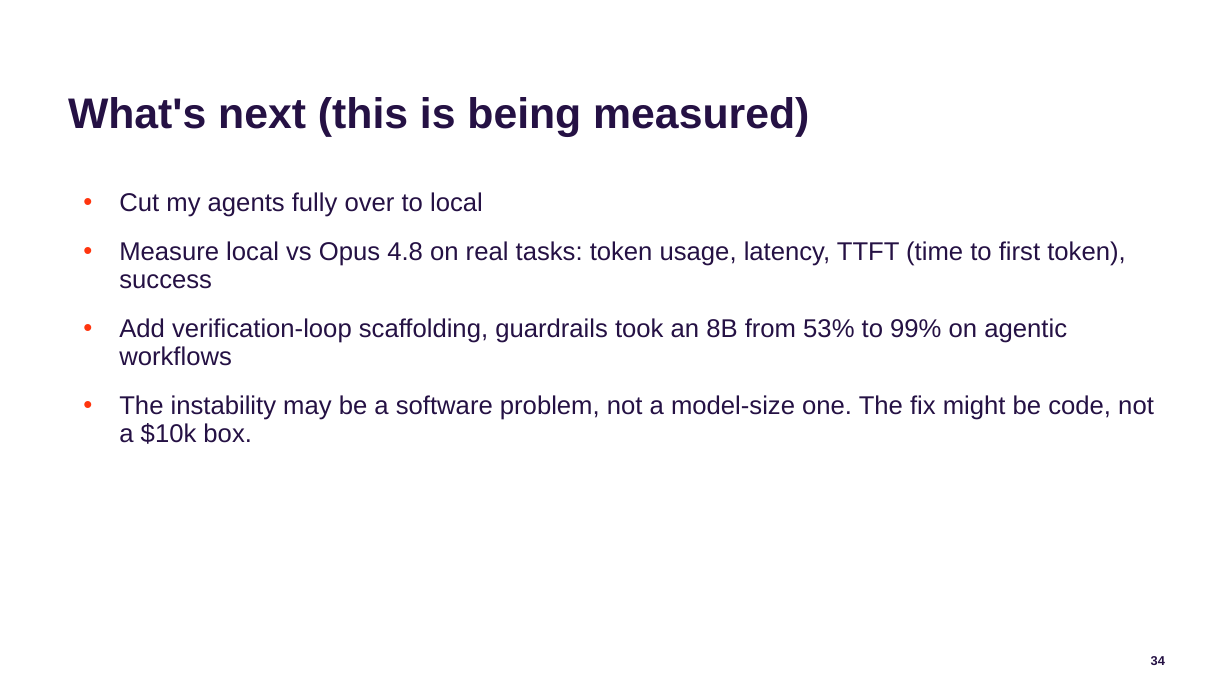
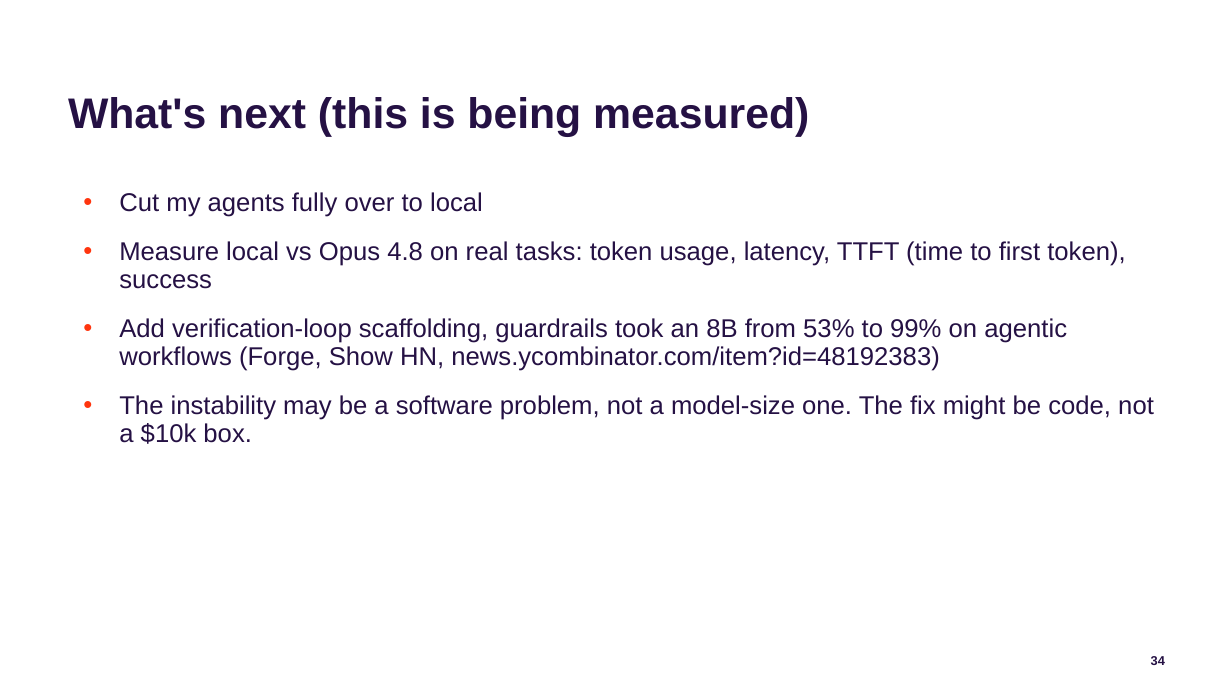
Before and after one commit to jconnolly/local-llm-pi5, a slide deck: slide 34 of local-llm-datasociety.pptx. Drawn at 1232x693 pixels with LibreOffice and Linux fonts; fonts in the diff are those of the drawing; background and template pictures are left out. Boxes give left, top, right and bottom in pixels: in the first picture for what was removed or moved away, otherwise in the second. Text is boxed around its words. In the diff, an @@ line names an element or a change of style, - is before the commit and + after.

```diff
--- a/local-llm-datasociety.pptx
+++ b/local-llm-datasociety.pptx
@@ text at (119,318,1067,371): text changed @@
-• Add verification-loop scaffolding, guardrails took an 8B from 53% to 99% on agentic workflows
+• Add verification-loop scaffolding, guardrails took an 8B from 53% to 99% on agentic workflows (Forge, Show HN, news.ycombinator.com/item?id=48192383)
```
Also in this commit, not shown: 2 other slides changed, 3 other files.
